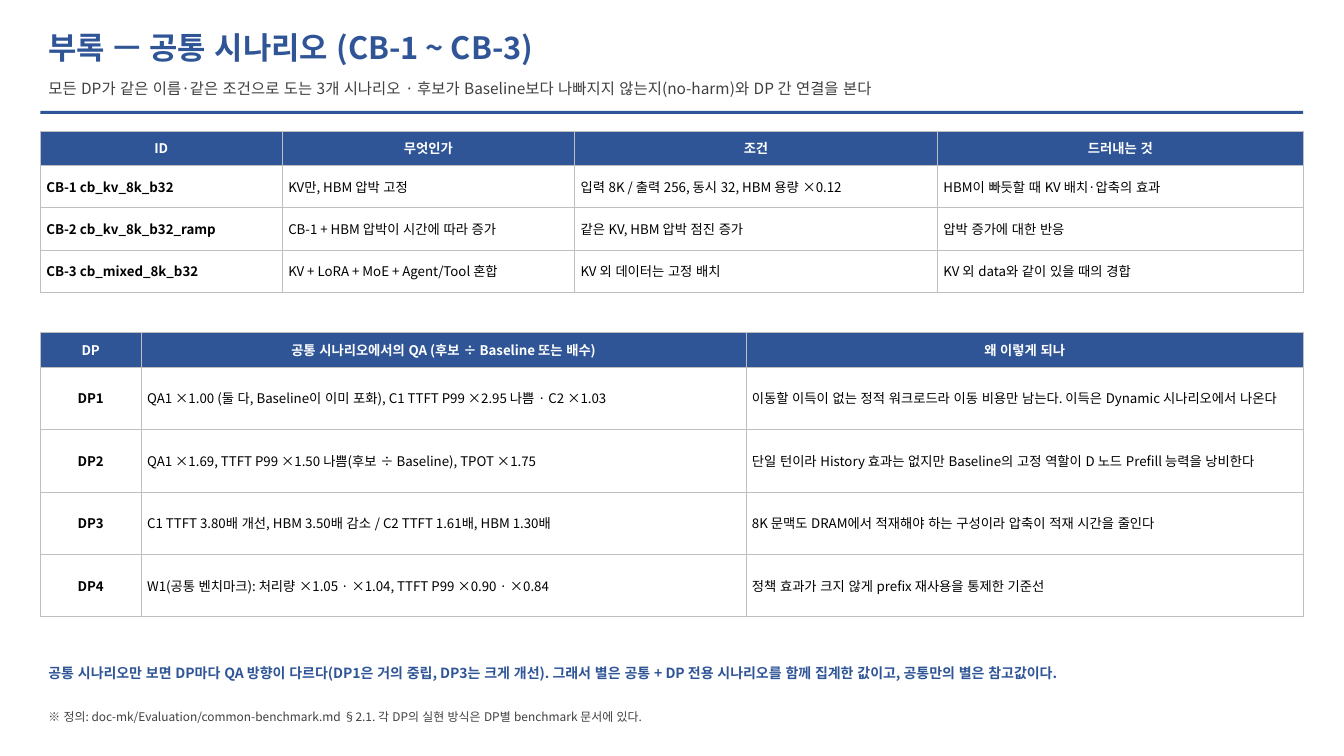
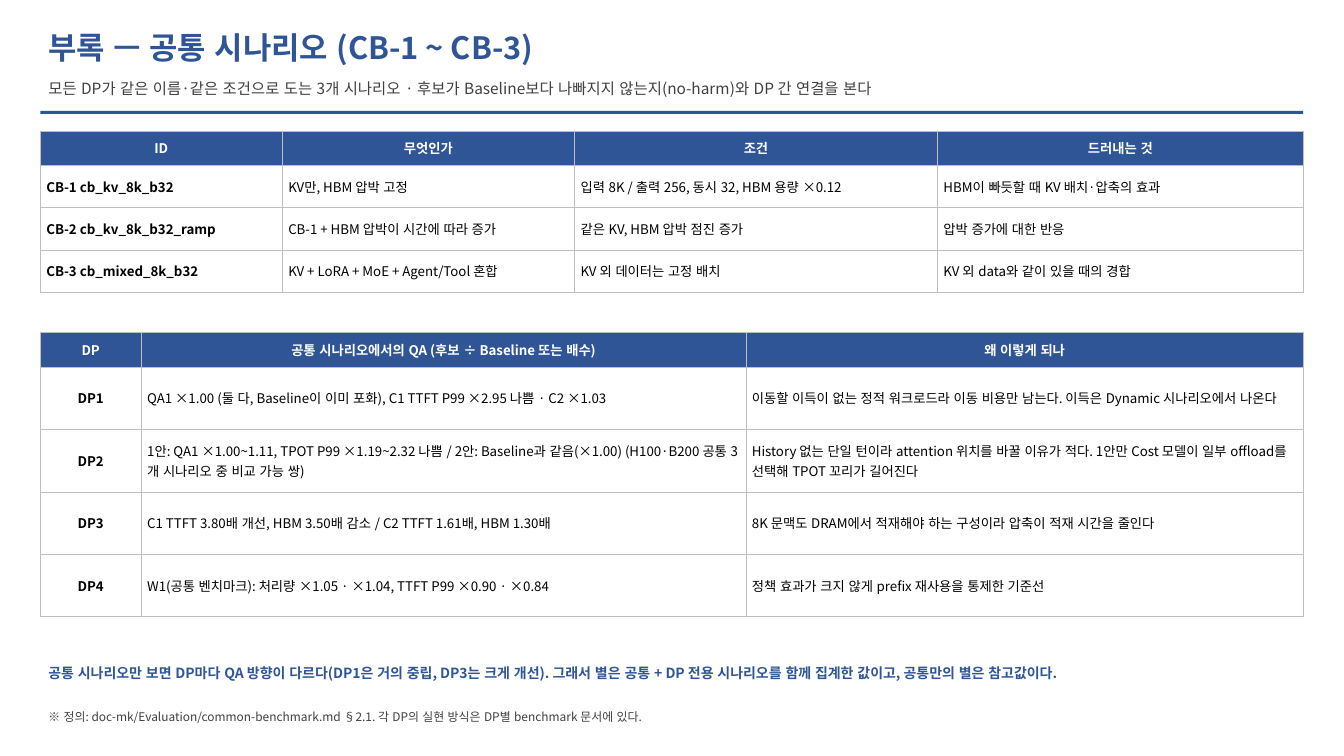
Before and after one commit to mkim0628/vllm, a slide deck: slide 24 of doc-mk/DP-overview-qa-unified.pptx. Drawn at 1344x756 pixels with LibreOffice and Linux fonts; fonts in the diff are those of the drawing. Boxes give left, top, right and bottom in pixels: in the first picture for what was removed or moved away, otherwise in the second. Text is boxed around its words. In the diff, an @@ line names an element or a change of style, - is before the commit and + after.

```diff
--- a/doc-mk/DP-overview-qa-unified.pptx
+++ b/doc-mk/DP-overview-qa-unified.pptx
@@ table at bbox=[40, 333, 1304, 617] @@
-row 3, column 2: QA1 ×1.69, TTFT P99 ×1.50 나쁨(후보 ÷ Baseline), TPOT ×1.75
+row 3, column 2: 1안: QA1 ×1.00~1.11, TPOT P99 ×1.19~2.32 나쁨 / 2안: Baseline과 같음(×1.00) (H100·B200 공통 3개 시나리오 중 비교 가능 쌍)
-row 3, column 3: 단일 턴이라 History 효과는 없지만 Baseline의 고정 역할이 D 노드 Prefill 능력을 낭비한다
+row 3, column 3: History 없는 단일 턴이라 attention 위치를 바꿀 이유가 적다. 1안만 Cost 모델이 일부 offload를 선택해 TPOT 꼬리가 길어진다
```
Also in this commit, not shown: 27 other slides changed, 1 slide added, 14 other files.
